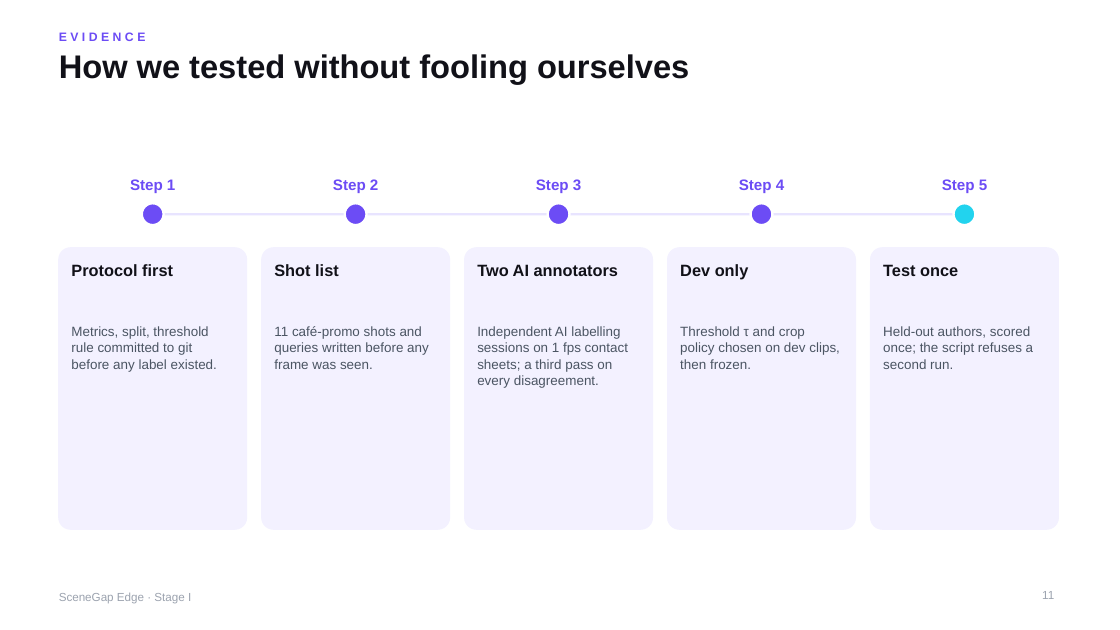
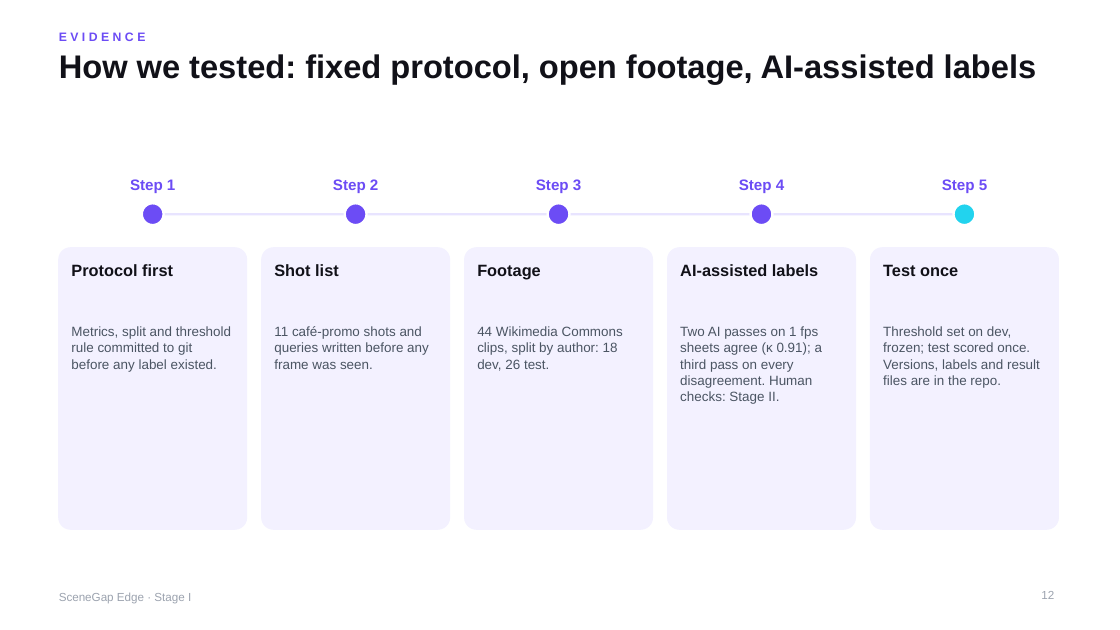
Before and after one commit to yu9bryan/scenegap-edge, a slide deck: slide 12 of docs/deck/SceneGapEdge_StageI_Proposal.pptx (slide 11 before the commit). Drawn at 1120x630 pixels with LibreOffice and Linux fonts; fonts in the diff are those of the drawing. Boxes give left, top, right and bottom in pixels: in the first picture for what was removed or moved away, otherwise in the second. Text is boxed around its words. In the diff, an @@ line names an element or a change of style, - is before the commit and + after.

```diff
--- a/docs/deck/SceneGapEdge_StageI_Proposal.pptx
+++ b/docs/deck/SceneGapEdge_StageI_Proposal.pptx
@@ title at box(59, 54, 1036, 84): text changed @@
-How we tested without fooling ourselves
+How we tested: fixed protocol, open footage, AI-assisted labels
@@ text at box(477, 264, 541, 280): text changed @@
-Two AI annotators
+Footage
@@ text at box(680, 264, 818, 276): text changed @@
-Dev only
+AI-assisted labels
@@ text at box(71, 326, 231, 372): text changed @@
-Metrics, split, threshold rule committed to git before any label existed.
+Metrics, split and threshold rule committed to git before any label existed.
@@ text at box(477, 326, 623, 371): text changed @@
-Independent AI labelling sessions on 1 fps contact sheets; a third pass on every disagreement.
+44 Wikimedia Commons clips, split by author: 18 dev, 26 test.
@@ text at box(680, 326, 822, 404): text changed @@
-Threshold τ and crop policy chosen on dev clips, then frozen.
+Two AI passes on 1 fps sheets agree (κ 0.91); a third pass on every disagreement. Human checks: Stage II.
@@ text at box(883, 326, 1040, 388): text changed @@
-Held-out authors, scored once; the script refuses a second run.
+Threshold set on dev, frozen; test scored once. Versions, labels and result files are in the repo.
@@ page number at box(1041, 591, 1054, 599): text changed @@
-11
+12
```
Also in this commit, not shown: 21 other slides changed, 4 slides added, 2 slides removed, 16 other files.
